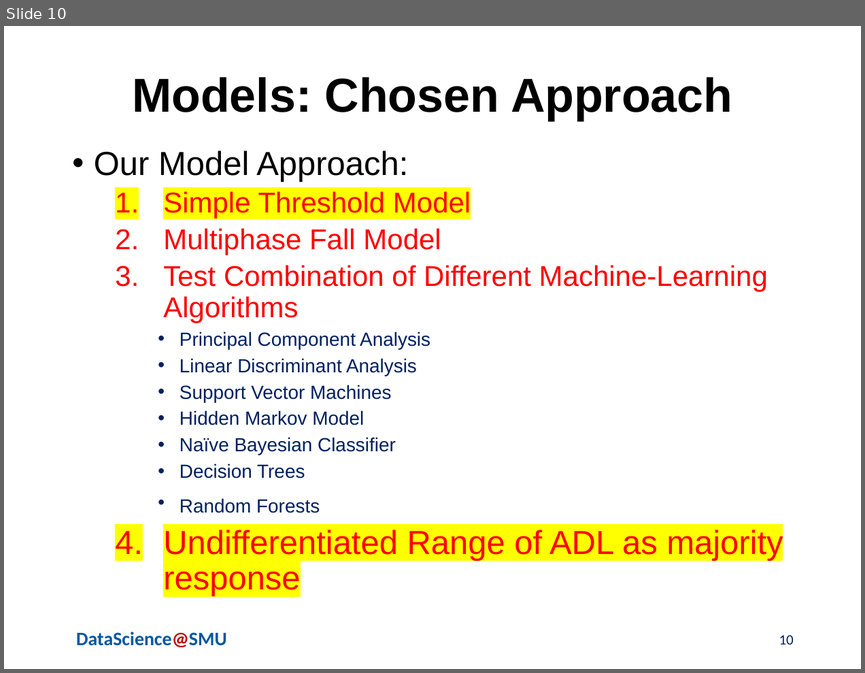
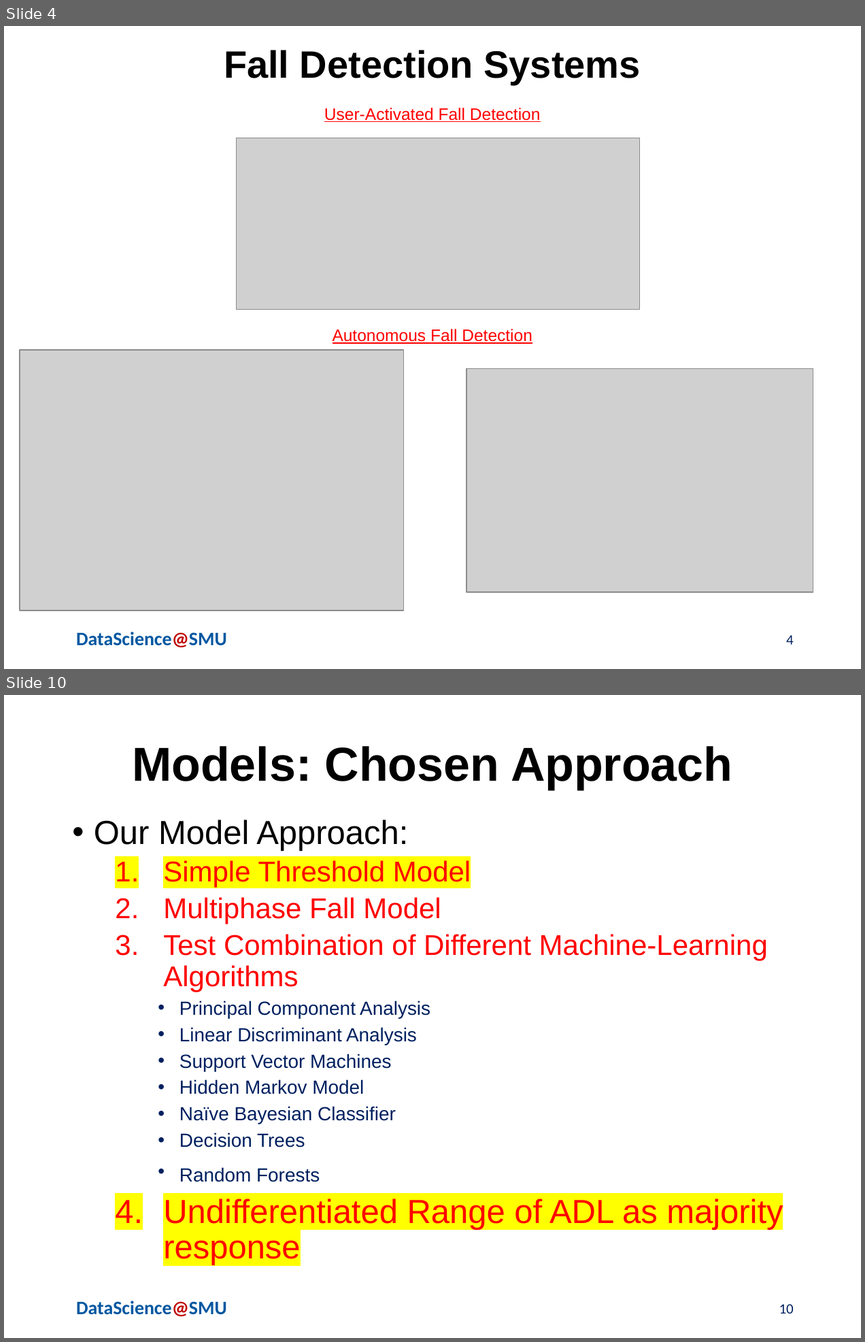
Before and after one commit to mjwolfe91/MSDS_Capstone_JC_AN_MW, a slide deck: Presentation/DraftThreePresentation_CaguioaNguyenWolfe.pptx. Shown one above the other, each under a label of ours: slide 10 before the commit, slides 4 and 10 after it; the slides between them are not shown. The pictures are 865x673 and 865x1342 pixels, drawn with LibreOffice and Linux fonts; fonts in the diff are those of the drawing; grey boxes stand for pictures; background and template pictures are left out. Boxes give left, top, right and bottom in pixels: in the first picture for what was removed or moved away, otherwise in the second. Text is boxed around its words. In the diff, an @@ line names an element or a change of style, - is before the commit and + after.

```diff
--- a/Presentation/DraftThreePresentation_CaguioaNguyenWolfe.pptx
+++ b/Presentation/DraftThreePresentation_CaguioaNguyenWolfe.pptx
@@ slide 4 added at <box>4,26,861,669</box>, background #FFFFFF; not listed: 1 template element that a slide beside it also shows @@
@@ title added at <box>224,50,640,85</box>, 32 pt, text #000000, bold @@
+Fall Detection Systems
@@ text added at <box>324,108,541,122</box>, 14 pt, text #FF0000, underline @@
+User-Activated Fall Detection
@@ picture added at <box>236,138,640,309</box> @@
@@ text added at <box>332,329,532,344</box>, 14 pt, text #FF0000, underline @@
+Autonomous Fall Detection
@@ picture added at <box>20,350,403,610</box> @@
@@ picture added at <box>466,368,813,592</box> @@
@@ page number added at <box>786,635,793,644</box>, 12 pt, text #002060 @@
+4
```
Also in this commit, not shown: 6 slides changed, 1 other slide added, 2 slides removed, 1 other file.
